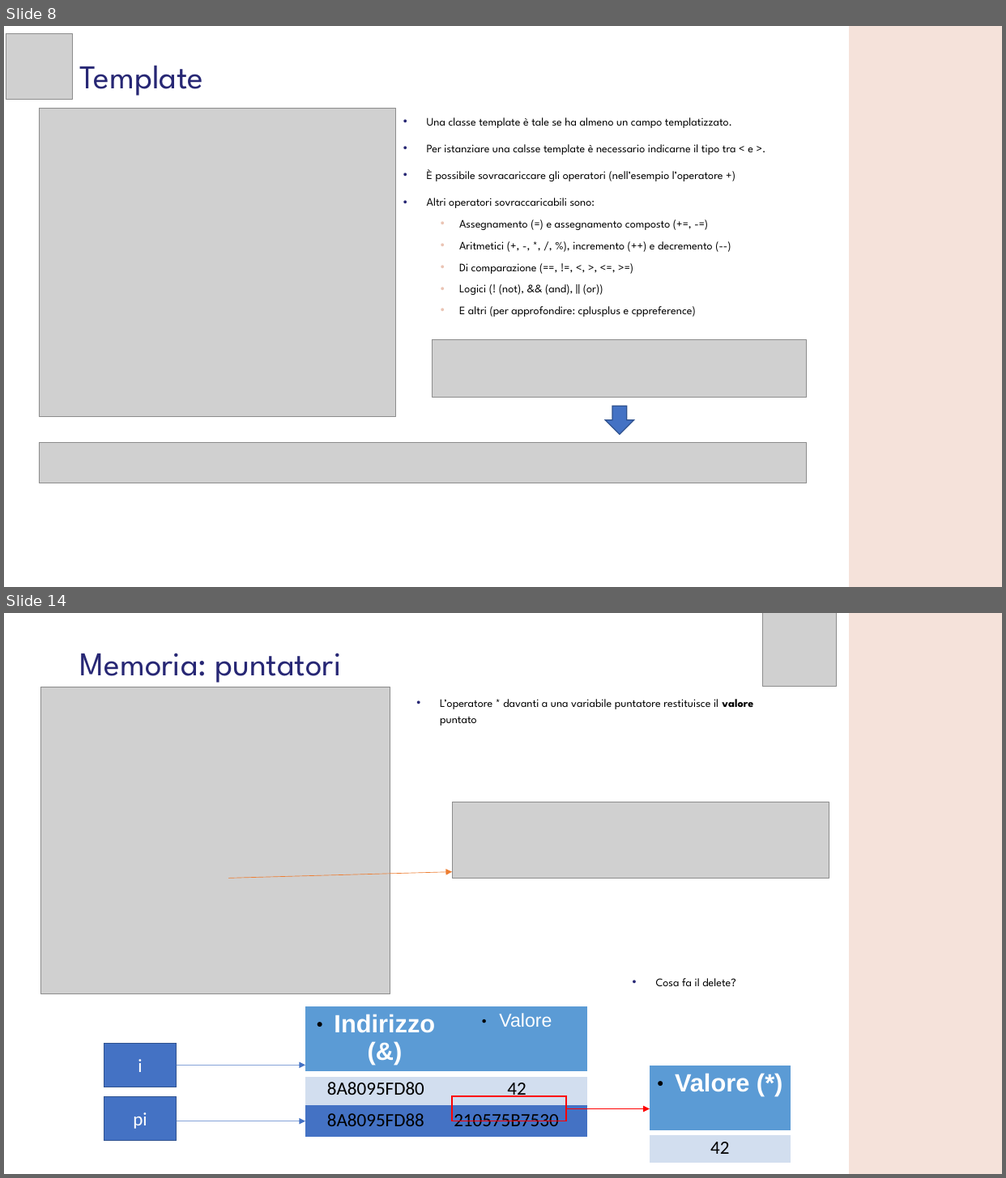
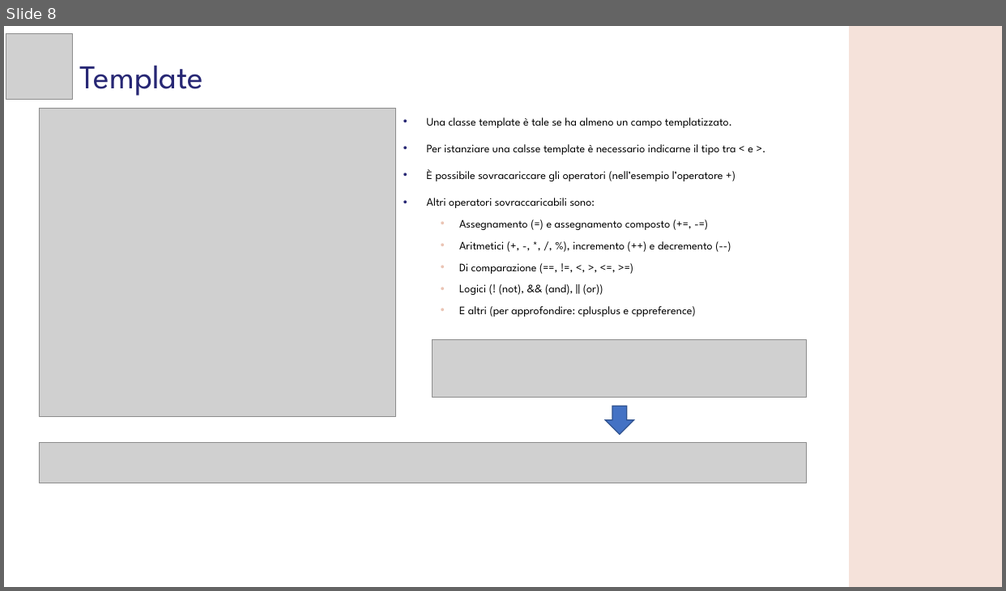
Before and after one commit to GMATZEU42/WS, a slide deck: WS04/WS_4.odp. Shown one above the other, each under a label of ours: slides 8 and 14 before the commit, slide 8 after it; the slides between them are not shown. The pictures are 1006x1178 and 1006x591 pixels, drawn with LibreOffice and Linux fonts; fonts in the diff are those of the drawing; grey boxes stand for pictures; background and template pictures are left out. Boxes give left, top, right and bottom in pixels: in the first picture for what was removed or moved away, otherwise in the second. Text is boxed around its words. In the diff, an @@ line names an element or a change of style, - is before the commit and + after.

```diff
--- a/WS04/WS_4.odp
+++ b/WS04/WS_4.odp
@@ slide 14 removed at [4,613,1002,1174], background #FFFFFF; not listed: 1 template element that a slide beside it also shows @@
@@ picture removed at [762,613,837,687] @@
@@ title removed at [80,653,341,683] @@
-Memoria: puntatori
@@ picture removed at [40,687,390,994] @@
@@ text removed at [440,699,753,726] @@
-• L’operatore * davanti a una variabile puntatore restituisce il valore puntato
@@ picture removed at [453,803,829,878] @@
@@ arrow removed from (228, 878) to (453, 872) @@
@@ text removed at [656,978,736,986] @@
-• Cosa fa il delete?
@@ table removed at [305,1007,587,1137], 3 rows, 2 columns @@
-Indirizzo (&) | Valore
-8A8095FD80 | 42
-8A8095FD88 | 210575B7530
@@ freeform shape removed at [104,1043,177,1088] @@
-i
@@ arrow removed from (177, 1065) to (305, 1065) @@
@@ table removed at [650,1066,790,1157], 2 rows, 1 columns @@
-Valore (*)
-42
@@ freeform shape removed at [104,1097,177,1141] @@
-pi
@@ freeform shape removed at [453,1097,566,1122] @@
@@ arrow removed from (177, 1122) to (305, 1122) @@
@@ arrow removed from (566, 1110) to (650, 1110) @@
```
Also in this commit, not shown: 1 slide changed, 4 slides added, 10 other slides removed, 2 other files.
